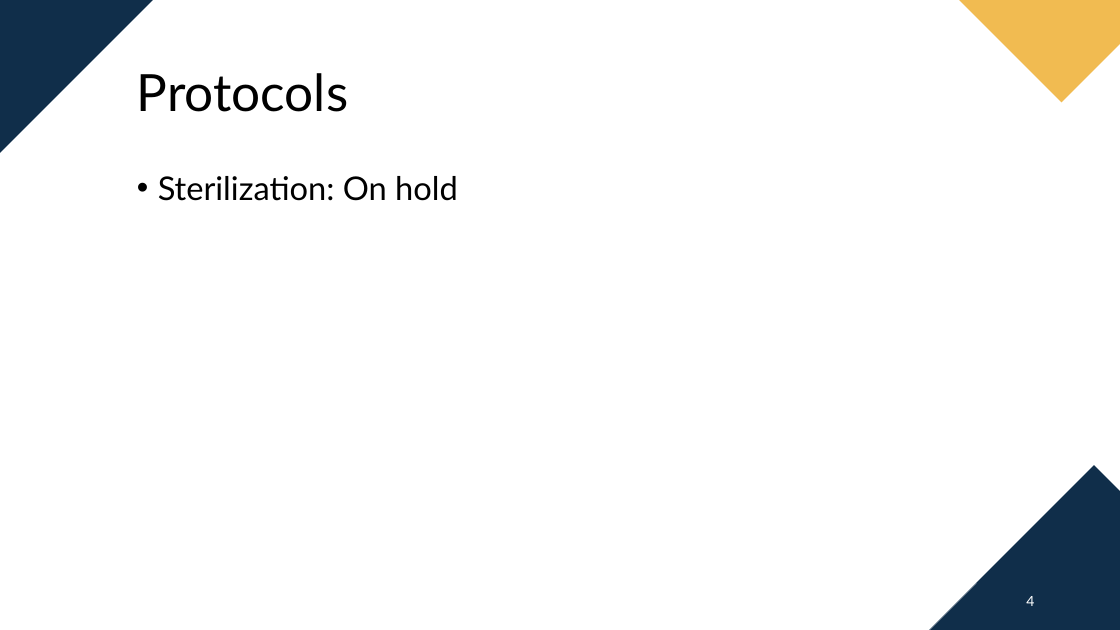
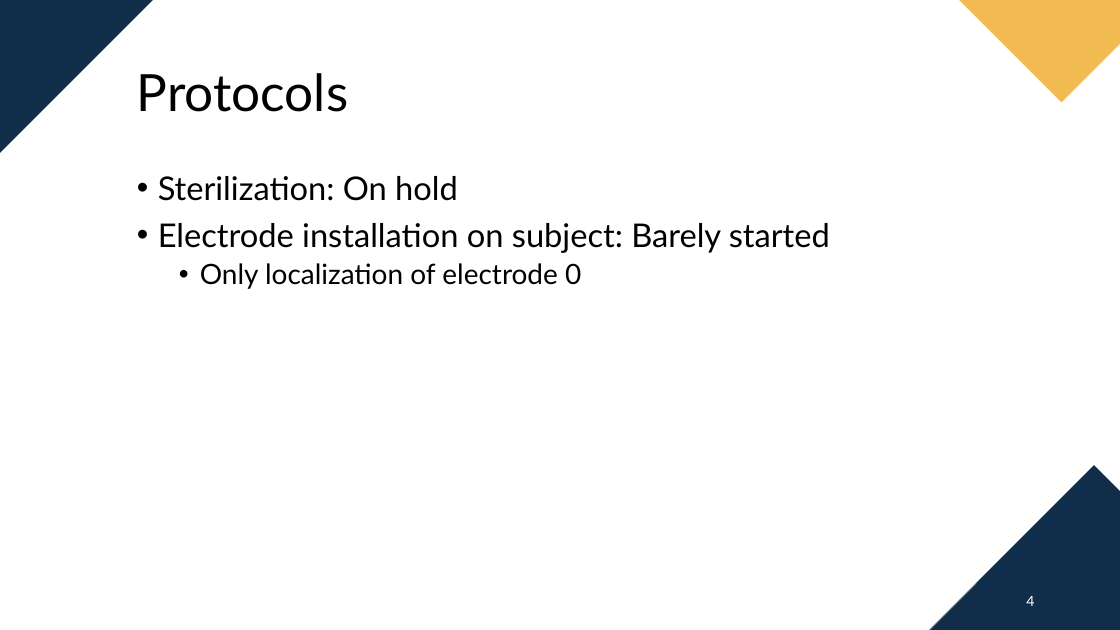
Before and after one commit to OLBER54/UHDEMG, a slide deck: slide 4 of Presentations/Progess Meetings/2026-11-06.pptx. Drawn at 1120x630 pixels with LibreOffice and Linux fonts; fonts in the diff are those of the drawing; background and template pictures are left out. Boxes give left, top, right and bottom in pixels: in the first picture for what was removed or moved away, otherwise in the second. Text is boxed around its words. In the diff, an @@ line names an element or a change of style, - is before the commit and + after.

```diff
--- a/Presentations/Progess Meetings/2026-11-06.pptx
+++ b/Presentations/Progess Meetings/2026-11-06.pptx
@@ text at [158, 223, 830, 289]: paragraphs added @@
+• Electrode installation on subject: Barely started
+  • Only localization of electrode 0
```
Also in this commit, not shown: 1 slide added, 1 slide removed.
